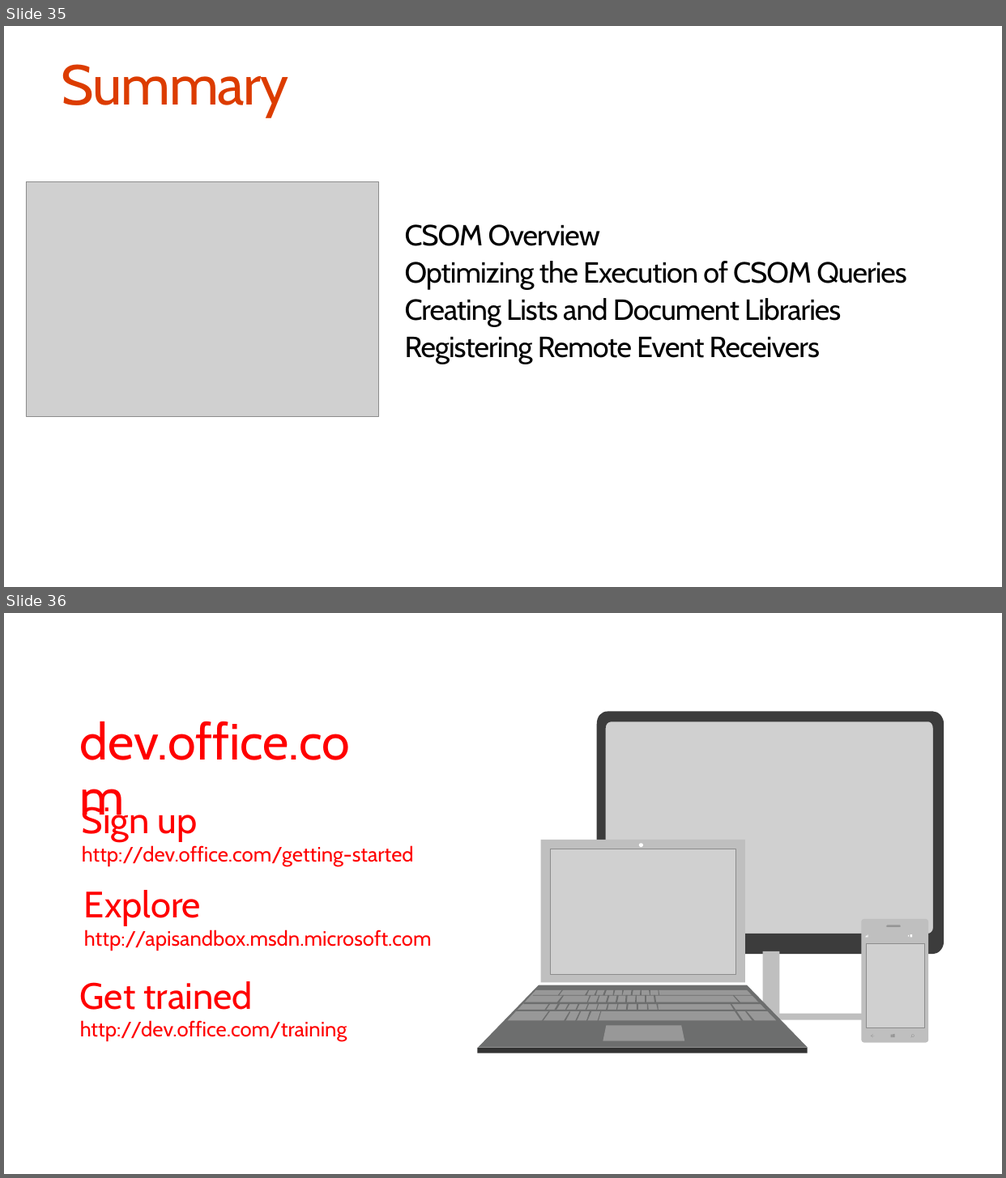
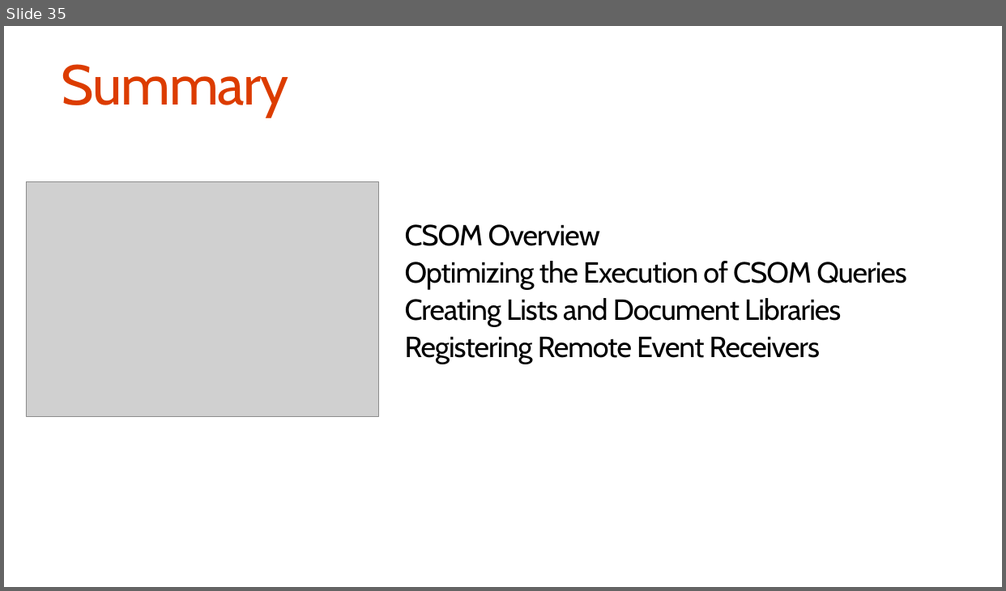
Before and after one commit to fabbbiob/TrainingContent, a slide deck: O3656/O3656-4 Deep dive into SharePoint Lists with CSOM APIs/O3656-4 Deep dive into SharePoint Lists with CSOM APIs.pptx. Shown one above the other, each under a label of ours: slides 35 and 36 before the commit, slide 35 after it. The pictures are 1006x1178 and 1006x591 pixels, drawn with LibreOffice and Linux fonts; fonts in the diff are those of the drawing; grey boxes stand for pictures. Boxes give left, top, right and bottom in pixels: in the first picture for what was removed or moved away, otherwise in the second. Text is boxed around its words. In the diff, an @@ line names an element or a change of style, - is before the commit and + after.

```diff
--- a/O3656/O3656-4 Deep dive into SharePoint Lists with CSOM APIs/O3656-4 Deep dive into SharePoint Lists with CSOM APIs.pptx
+++ b/O3656/O3656-4 Deep dive into SharePoint Lists with CSOM APIs/O3656-4 Deep dive into SharePoint Lists with CSOM APIs.pptx
@@ slide 36 removed at <box>4,613,1002,1174</box>, background #FFFFFF @@
@@ text removed at <box>80,721,351,760</box> @@
-dev.office.com
@@ text removed at <box>82,803,414,867</box> @@
-Sign up
-http://dev.office.com/getting-started
@@ text removed at <box>84,890,432,951</box> @@
-Explore
-http://apisandbox.msdn.microsoft.com
@@ group removed at <box>597,711,944,1020</box>: 2 rectangles, 1 picture, 1 freeform shape @@
@@ group removed at <box>861,919,928,1043</box>: 19 rectangles, 7 freeform shapes, 2 lines, 1 ellipse, 1 picture @@
@@ text removed at <box>80,982,347,1041</box> @@
-Get trained
-http://dev.office.com/training
@@ group removed at <box>477,840,808,1053</box>: 41 freeform shapes, 7 rectangles, 1 picture, 1 ellipse @@
```
Also in this commit, not shown: 3 slides added, 2 other slides removed, 5 other files.
